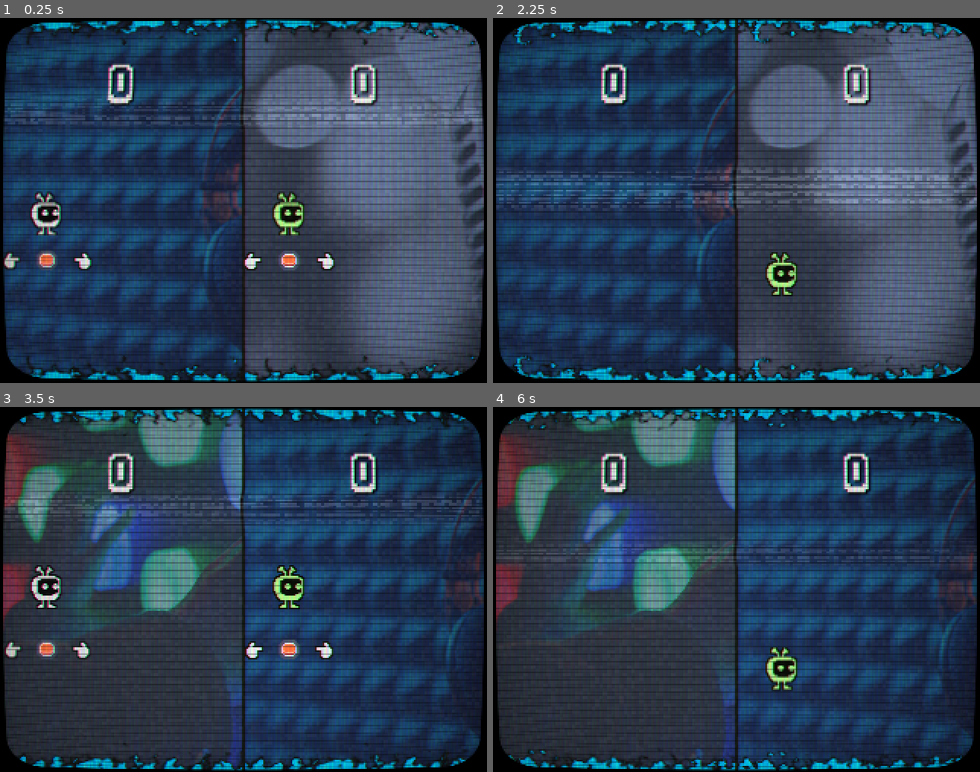
Above: before the commit, frames 1-4 (two rows, left to right).
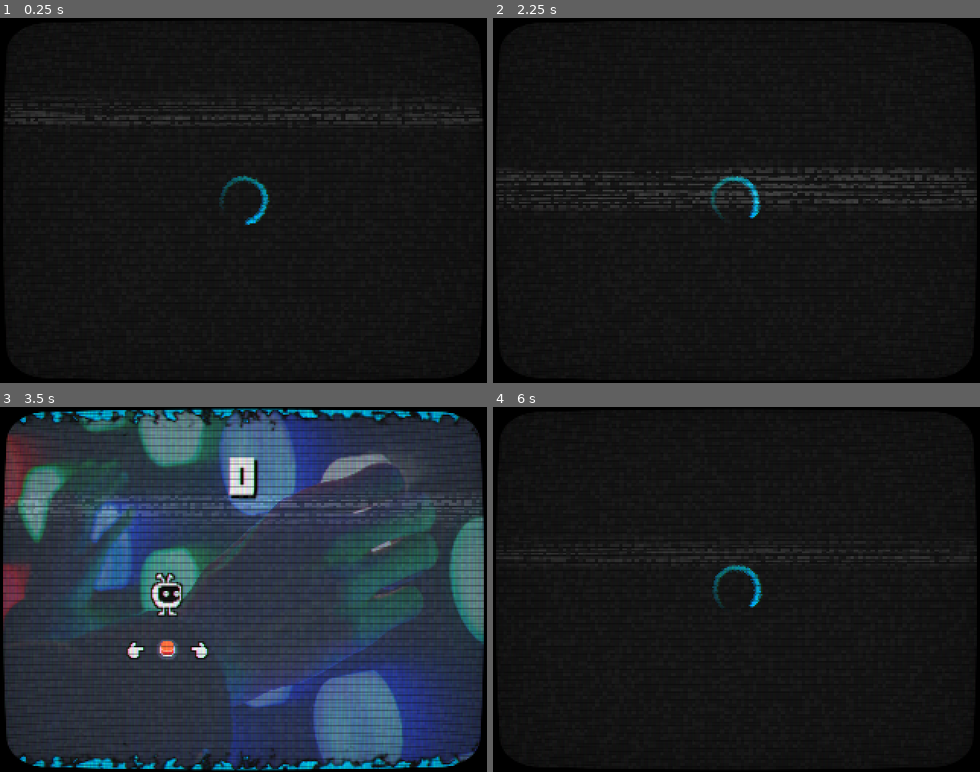
Above: after the commit, the same moments.

Repository: pstupka/stup-os-retro-games
Game: Godot game, scene res://game.tscn
Two runs of this game, one before a commit and one after it. Both use one fixed random seed, a clock stepped at 60 frames per second and the inputs below.
Inputs (mouse positions are in pixels of both pictures, inside the frame that each line leads up to):
- Up to frame 1 (0.25 s): no input
- Up to frame 2 (2.25 s): tap Q (p0_jump) at 0.77, 1.52 s; click (736, 200) at 2.02 s
- Up to frame 3 (3.5 s): click (243, 589) at 2.77 s
- Up to frame 4 (6 s): tap Q (p0_jump) at 4.52, 5.27 s; click (736, 589) at 5.77 s

The runs differ from the first frame. In frame 1, 93% of the frame differs, in the area x 0-100%, y 0-100%; in frame 2, 94%; in frame 3, 31%; in frame 4, 93%.

Commit message:
[Flappy tiVo] Tweaks and wip for main menu

Diff:
--- a/flappy-tivo/autoloads/events.gd
+++ b/flappy-tivo/autoloads/events.gd
@@ -1,4 +1,7 @@
 extends Node
+
+signal loading_finished
+signal loading_started
 
 signal add_shake_trauma(amount: float)
 signal player_score_changed(id: int, score: int)
--- a/flappy-tivo/entities/obstacle.gd
+++ b/flappy-tivo/entities/obstacle.gd
@@ -4,6 +4,7 @@
 @onready var score_area: Area2D = $ScoreArea
 @onready var score_selector: Sprite2D = $ScoreSelector
 @onready var score_particles: GPUParticles2D = $ScoreParticles
+@onready var outlines: Node2D = $Outlines
 
 
 func _ready() -> void:
@@ -20,4 +21,8 @@
 
 		tween = create_tween().set_ease(Tween.EASE_OUT).set_trans(Tween.TRANS_ELASTIC)
 		tween.tween_property(score_selector, "scale", Vector2(1, 1), 0.4).from(Vector2(1.3, 1.3))
+
+		tween = score_selector.create_tween()
+		tween.tween_property(outlines, "modulate", Color("00a7e1"), 0.2)
+
 		score_particles.emitting = true
--- a/flappy-tivo/entities/obstacle.tscn
+++ b/flappy-tivo/entities/obstacle.tscn
@@ -11,6 +11,17 @@
 [sub_resource type="RectangleShape2D" id="RectangleShape2D_1msrf"]
 size = Vector2(14, 60)
 
+[sub_resource type="Gradient" id="Gradient_yww8b"]
+colors = PackedColorArray(1, 1, 1, 1, 1, 1, 1, 0)
+
+[sub_resource type="GradientTexture2D" id="GradientTexture2D_sn20a"]
+gradient = SubResource("Gradient_yww8b")
+width = 70
+height = 220
+fill = 2
+fill_from = Vector2(0.5, 0.5)
+fill_to = Vector2(0.5, 0)
+
 [sub_resource type="Gradient" id="Gradient_8yfcu"]
 offsets = PackedFloat32Array(0, 0.091716, 0.269231, 1)
 colors = PackedColorArray(1, 1, 1, 0, 1, 1, 1, 1, 1, 1, 1, 0.970684, 1, 1, 1, 0)
@@ -89,6 +100,18 @@
 position = Vector2(7, 0)
 shape = SubResource("RectangleShape2D_1msrf")
 
+[node name="Outlines" type="Node2D" parent="."]
+
+[node name="Outline" type="Sprite2D" parent="Outlines"]
+show_behind_parent = true
+position = Vector2(0, 60)
+texture = SubResource("GradientTexture2D_sn20a")
+
+[node name="Outline2" type="Sprite2D" parent="Outlines"]
+show_behind_parent = true
+position = Vector2(0, 310)
+texture = SubResource("GradientTexture2D_sn20a")
+
 [node name="Posters" type="Node2D" parent="."]
 
 [node name="Poster01" type="Sprite2D" parent="Posters"]
--- a/flappy-tivo/game.gd
+++ b/flappy-tivo/game.gd
@@ -60,7 +60,7 @@
 
 
 func _on_player_died() -> void:
-	if players["1"].player.dead:
+	if players["1"].player.dead and not single_player:
 		players["2"].level.is_primary = true
 
 	for player in players.values():
--- a/flappy-tivo/game.tscn
+++ b/flappy-tivo/game.tscn
@@ -7,6 +7,7 @@
 [ext_resource type="Resource" uid="uid://dsg5beudqg643" path="res://utils/p1_controls.tres" id="5_qyy0b"]
 [ext_resource type="PackedScene" uid="uid://dqam5u3tlq2xu" path="res://ui/start_moving_player_button.tscn" id="6_dtgvv"]
 [ext_resource type="Texture2D" uid="uid://dxhqfj1dwxhbl" path="res://assets/sprites/arrow_clockwise.png" id="7_uusfk"]
+[ext_resource type="PackedScene" uid="uid://dwi5nbggu6nxw" path="res://ui/loading_screen/loading_screen.tscn" id="8_8udh0"]
 
 [sub_resource type="StyleBoxEmpty" id="StyleBoxEmpty_pcisp"]
 
@@ -20,7 +21,6 @@
 
 [node name="Game" type="Node"]
 script = ExtResource("1_rr2f7")
-single_player = false
 
 [node name="HBoxContainer" type="HBoxContainer" parent="."]
 anchors_preset = 15
@@ -110,3 +110,6 @@
 theme_override_styles/normal = SubResource("StyleBoxEmpty_j1ma0")
 icon = ExtResource("7_uusfk")
 icon_alignment = 1
+
+[node name="LoadingScreen" parent="." instance=ExtResource("8_8udh0")]
+loading_time = 0.9
--- a/flappy-tivo/levels/level.tscn
+++ b/flappy-tivo/levels/level.tscn
@@ -1,8 +1,8 @@
 [gd_scene load_steps=13 format=3 uid="uid://7q3pivojk6lu"]
 
 [ext_resource type="Script" path="res://levels/level.gd" id="1_7n63p"]
-[ext_resource type="FontFile" uid="uid://dw2bhf6fq1yq1" path="res://assets/fonts/ThickPixels.ttf" id="2_fe47f"]
 [ext_resource type="Texture2D" uid="uid://dlbpwqped2g8s" path="res://assets/sprites/bg_hbbtv.png" id="2_osirv"]
+[ext_resource type="FontFile" uid="uid://c7d6tvedivv6j" path="res://assets/fonts/flappy-font.ttf" id="3_4hyo7"]
 [ext_resource type="Shader" path="res://assets/shaders/flame.gdshader" id="4_oieoi"]
 
 [sub_resource type="WorldBoundaryShape2D" id="WorldBoundaryShape2D_1xegp"]
@@ -90,7 +90,9 @@
 layout_mode = 2
 theme_override_colors/font_color = Color(0.835294, 0.835294, 0.835294, 1)
 theme_override_colors/font_shadow_color = Color(0, 0, 0, 1)
-theme_override_fonts/font = ExtResource("2_fe47f")
+theme_override_constants/shadow_offset_x = 2
+theme_override_constants/shadow_offset_y = 2
+theme_override_fonts/font = ExtResource("3_4hyo7")
 theme_override_font_sizes/font_size = 32
 text = "0"
 horizontal_alignment = 1
--- /dev/null
+++ b/flappy-tivo/ui/loading_screen/loading_screen.gd
@@ -0,0 +1,24 @@
+extends CanvasLayer
+
+@onready var pivot: Control = $Pivot
+@export var loading_speed: float = 300.0
+@export var loading_time: float = 1.4
+@onready var loading_texture: TextureRect = $Pivot/LoadingTexture
+
+
+func _ready():
+	show()
+	Events.loading_finished.connect(_on_loading_finished)
+	Events.call_deferred("emit_signal", "loading_started")
+	var tween: Tween = create_tween()
+	tween.tween_callback(Events.loading_finished.emit).set_delay(loading_time)
+
+
+func _physics_process(delta: float) -> void:
+	loading_texture.rotation_degrees += loading_speed * delta
+
+
+func _on_loading_finished() -> void:
+	var tween: Tween = create_tween()
+	tween.parallel().tween_property(pivot, "modulate:a", 0.0, 0.2)
+	tween.tween_callback(call_deferred.bind("queue_free"))
--- /dev/null
+++ b/flappy-tivo/ui/loading_screen/loading_screen.tscn
@@ -0,0 +1,33 @@
+[gd_scene load_steps=3 format=3 uid="uid://dwi5nbggu6nxw"]
+
+[ext_resource type="Script" path="res://ui/loading_screen/loading_screen.gd" id="1_gmtfb"]
+[ext_resource type="Texture2D" uid="uid://drniqwdkivcd7" path="res://ui/loading_screen/sprites/loading.png" id="2_vvucs"]
+
+[node name="LoadingScreen" type="CanvasLayer"]
+script = ExtResource("1_gmtfb")
+
+[node name="Pivot" type="Control" parent="."]
+layout_mode = 3
+anchors_preset = 15
+anchor_right = 1.0
+anchor_bottom = 1.0
+grow_horizontal = 2
+grow_vertical = 2
+
+[node name="ColorRect" type="ColorRect" parent="Pivot"]
+layout_mode = 1
+anchors_preset = 15
+anchor_right = 1.0
+anchor_bottom = 1.0
+grow_horizontal = 2
+grow_vertical = 2
+color = Color(0.0745098, 0.0745098, 0.0745098, 1)
+
+[node name="LoadingTexture" type="TextureRect" parent="Pivot"]
+layout_mode = 0
+offset_left = 144.0
+offset_top = 104.0
+offset_right = 176.0
+offset_bottom = 136.0
+pivot_offset = Vector2(16, 16)
+texture = ExtResource("2_vvucs")
--- /dev/null
+++ b/flappy-tivo/ui/main_menu.tscn
@@ -0,0 +1,44 @@
+[gd_scene load_steps=3 format=3 uid="uid://cx1j0mls6phlh"]
+
+[ext_resource type="Texture2D" uid="uid://dlbpwqped2g8s" path="res://assets/sprites/bg_hbbtv.png" id="1_o67v1"]
+[ext_resource type="FontFile" uid="uid://c7d6tvedivv6j" path="res://assets/fonts/flappy-font.ttf" id="2_g7k4h"]
+
+[node name="MainMenu" type="Control"]
+layout_mode = 3
+anchors_preset = 15
+anchor_right = 1.0
+anchor_bottom = 1.0
+grow_horizontal = 2
+grow_vertical = 2
+
+[node name="Background" type="TextureRect" parent="."]
+layout_mode = 0
+offset_right = 40.0
+offset_bottom = 40.0
+texture = ExtResource("1_o67v1")
+
+[node name="MarginContainer" type="MarginContainer" parent="."]
+layout_mode = 1
+anchors_preset = 15
+anchor_right = 1.0
+anchor_bottom = 1.0
+grow_horizontal = 2
+grow_vertical = 2
+theme_override_constants/margin_top = 20
+
+[node name="VBoxContainer" type="VBoxContainer" parent="MarginContainer"]
+layout_mode = 2
+size_flags_vertical = 0
+
+[node name="RichTextLabel" type="RichTextLabel" parent="MarginContainer/VBoxContainer"]
+clip_contents = false
+layout_mode = 2
+theme_override_colors/font_outline_color = Color(0.0745098, 0.0745098, 0.0745098, 1)
+theme_override_constants/outline_size = 5
+theme_override_fonts/normal_font = ExtResource("2_g7k4h")
+theme_override_font_sizes/normal_font_size = 32
+bbcode_enabled = true
+text = "[center][shake rate=3.0 level=1 connected=0][color=#00a7e1]Flappy TiVo[/color][/shake][/center]"
+fit_content = true
+scroll_active = false
+threaded = true
Binary file added: flappy-tivo/assets/fonts/flappy-font.ttf
Binary file added: flappy-tivo/assets/sprites/logo_flappy_tivo.aseprite
Binary file added: flappy-tivo/assets/sprites/logo_flappy_tivo.png
Not shown: 4 places in flappy-tivo/entities/obstacle.tscn that only renumber resources
Not shown: 1 places in flappy-tivo/game.tscn that only renumber resources
Binary file added: flappy-tivo/ui/loading_screen/sprites/loading.png
